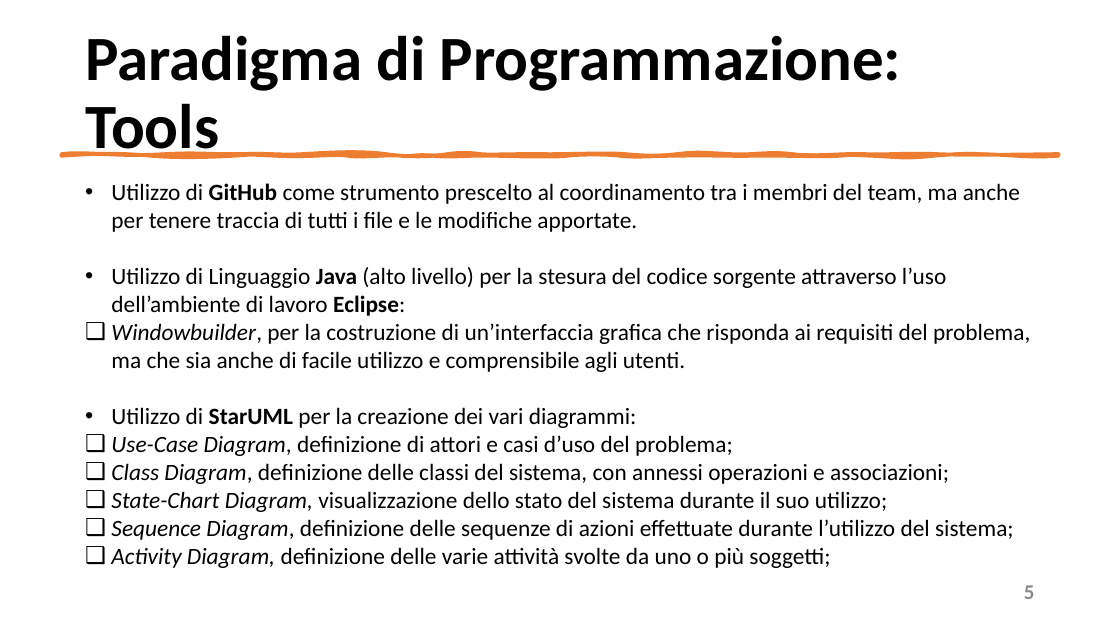
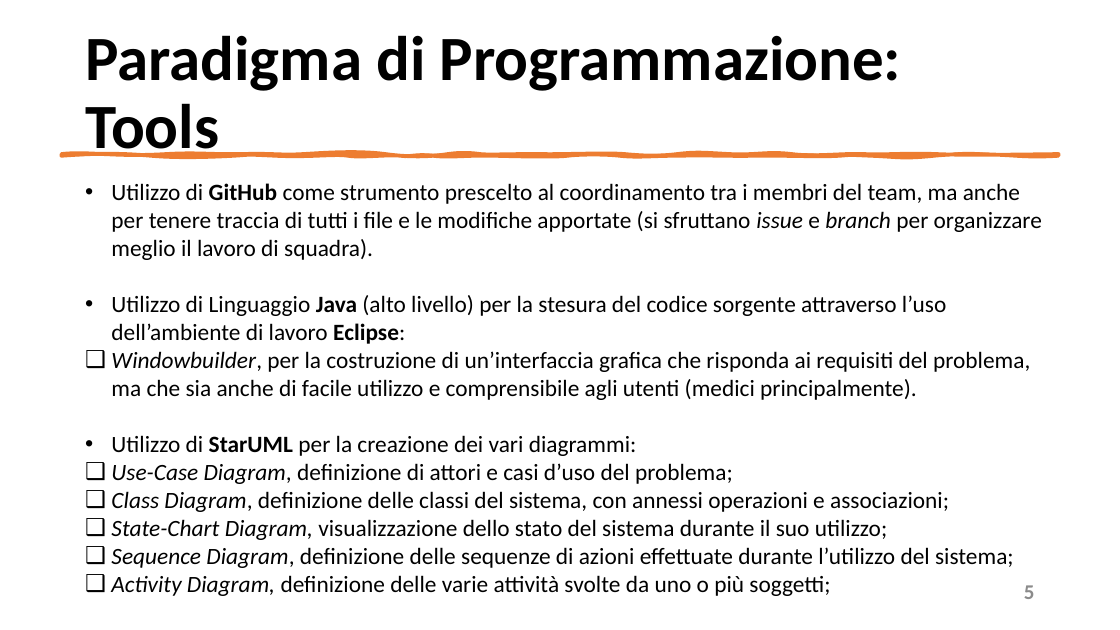
Before and after one commit to mangilimatteo/Progetto_Ingegneria_Software_Cattaneo_Mangili_Saini, a slide deck: slide 5 of Presentazione/Presentazione_Progetto.pptx. Drawn at 1120x630 pixels with LibreOffice and Linux fonts; fonts in the diff are those of the drawing. Boxes give left, top, right and bottom in pixels: in the first picture for what was removed or moved away, otherwise in the second. Text is boxed around its words. In the diff, an @@ line names an element or a change of style, - is before the commit and + after.

```diff
--- a/Presentazione/Presentazione_Progetto.pptx
+++ b/Presentazione/Presentazione_Progetto.pptx
@@ text at (111,183,1042,260): text changed @@
-• Utilizzo di GitHub come strumento prescelto al coordinamento tra i membri del team, ma anche per tenere traccia di tutti i file e le modifiche apportate.
+• Utilizzo di GitHub come strumento prescelto al coordinamento tra i membri del team, ma anche per tenere traccia di tutti i file e le modifiche apportate (si sfruttano issue e branch per organizzare meglio il lavoro di squadra).
@@ text at (111,351,1030,400): text changed @@
-❑ Windowbuilder, per la costruzione di un’interfaccia grafica che risponda ai requisiti del problema, ma che sia anche di facile utilizzo e comprensibile agli utenti.
+❑ Windowbuilder, per la costruzione di un’interfaccia grafica che risponda ai requisiti del problema, ma che sia anche di facile utilizzo e comprensibile agli utenti (medici principalmente).
```
Also in this commit, not shown: 5 other slides changed.
